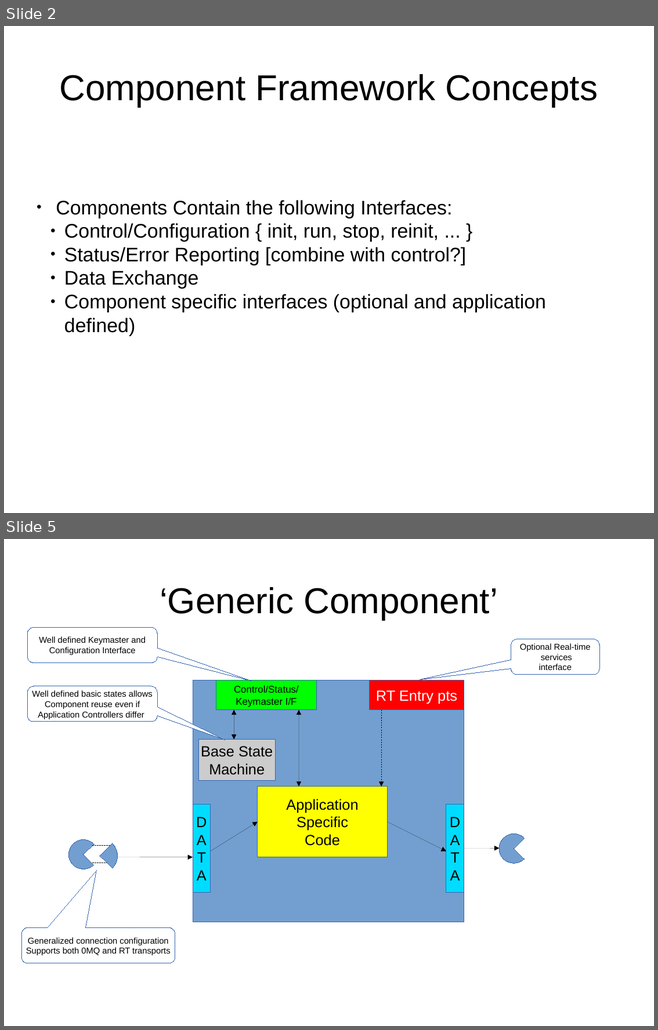
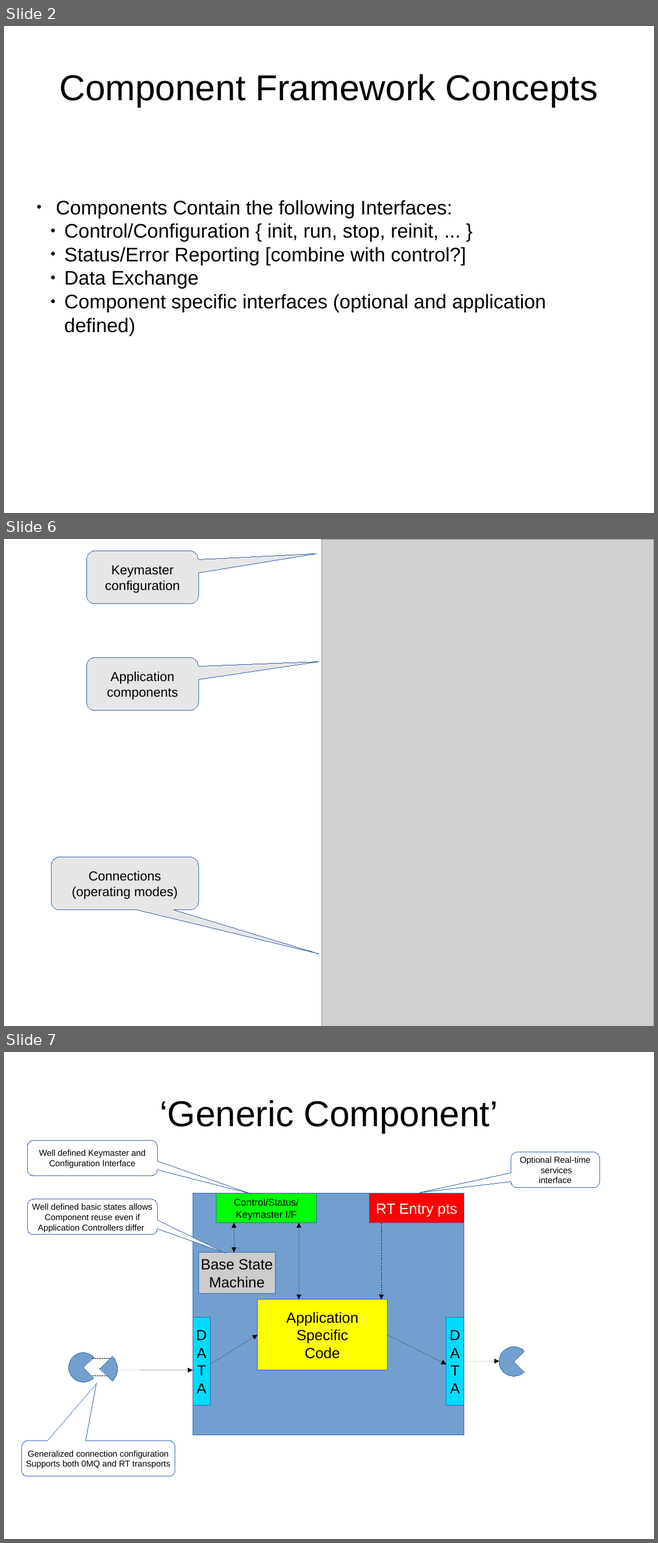
Before and after one commit to GreenBankObservatory/matrix, a slide deck: doc/InterfaceIdeas.odp. Shown one above the other, each under a label of ours: slides 2 and 5 before the commit, slides 2, 6 and 7 after it; the slides between them are not shown. The pictures are 658x1030 and 658x1543 pixels, drawn with LibreOffice and Linux fonts; fonts in the diff are those of the drawing; grey boxes stand for pictures. Boxes give left, top, right and bottom in pixels: in the first picture for what was removed or moved away, otherwise in the second. Text is boxed around its words. In the diff, an @@ line names an element or a change of style, - is before the commit and + after.

```diff
--- a/doc/InterfaceIdeas.odp
+++ b/doc/InterfaceIdeas.odp
@@ slide 6 added at bbox=[4, 539, 654, 1026], background #FFFFFF @@
@@ rounded speech box added at bbox=[86, 551, 198, 604], fill #E6E6E6, outline #3465AF 0 pt, 16 pt, text #000000 @@
+Keymaster configuration
@@ picture added at bbox=[322, 540, 654, 1026] @@
@@ rounded speech box added at bbox=[86, 657, 198, 711], fill #E6E6E6, outline #3465AF 0 pt, 16 pt, text #000000 @@
+Application components
@@ rounded speech box added at bbox=[51, 857, 198, 910], fill #E6E6E6, outline #3465AF 0 pt, 16 pt, text #000000 @@
+Connections
+(operating modes)
@@ what was slide 5 is now slide 7 @@
```
Also in this commit, not shown: 2 slides changed, 2 other slides added.
